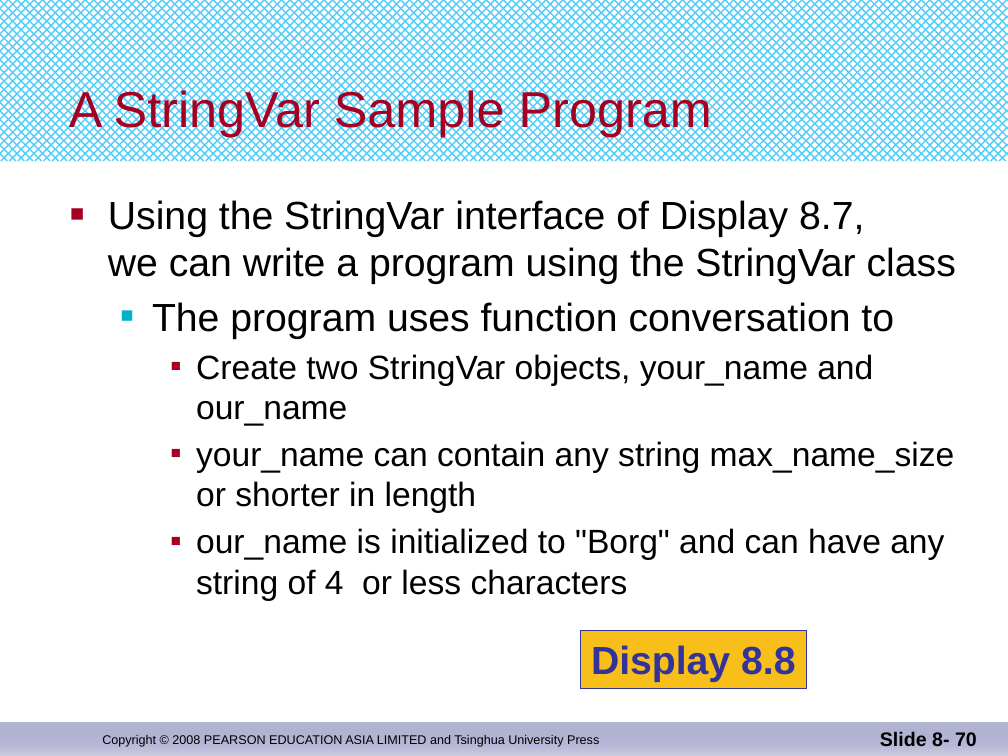
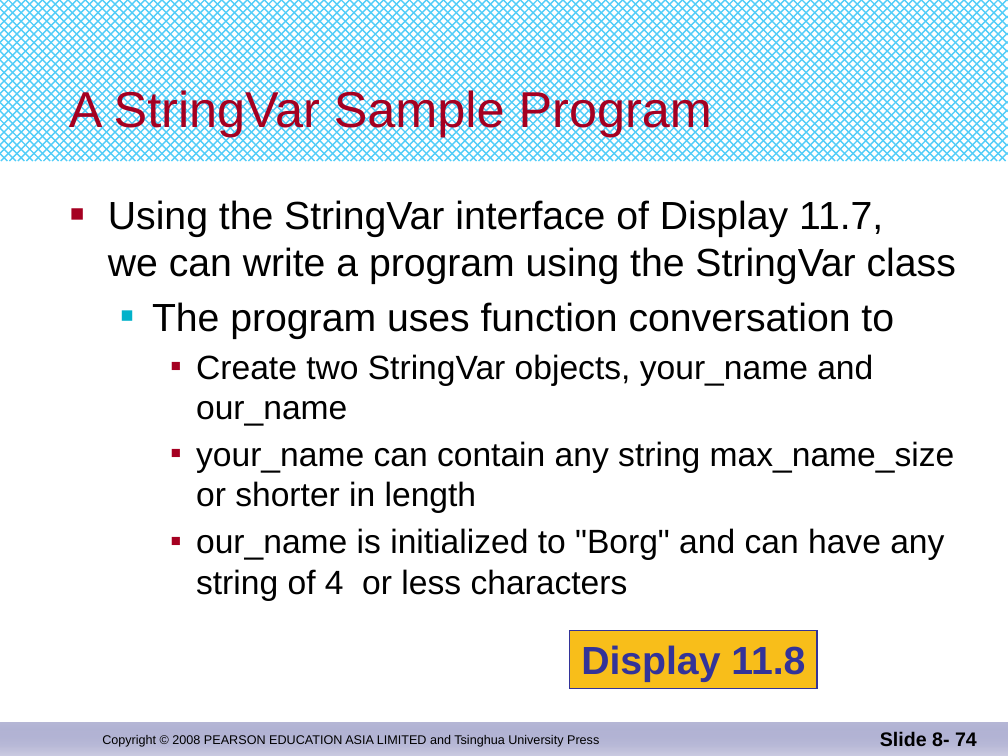
Before and after one commit to djuanbei/CPLUSPLUS, a slide deck: slide 74 of ppt/Chapter 11.pptx (slide 70 before the commit). Drawn at 1008x756 pixels with LibreOffice and Linux fonts; fonts in the diff are those of the drawing. Boxes give left, top, right and bottom in pixels: in the first picture for what was removed or moved away, otherwise in the second. Text is boxed around its words. In the diff, an @@ line names an element or a change of style, - is before the commit and + after.

```diff
--- a/ppt/Chapter 11.pptx
+++ b/ppt/Chapter 11.pptx
@@ text at (108,200,956,284): text changed @@
-■ Using the StringVar interface of Display 8.7,
-  we can write a program using the StringVar class
+■ Using the StringVar interface of Display 11.7,
+  we can write a program using the StringVar class
@@ rectangle "Display 11.8": place and size @@
-rectangle "Display 11.8" at (581,631,807,689)
+rectangle "Display 11.8" at (570,631,816,688)
@@ text in rectangle at (581,645,805,682): text changed @@
-Display 8.8
+Display 11.8
@@ page number at (880,731,977,746): text changed @@
-Slide 8- 70
+Slide 8- 74
```
Also in this commit, not shown: 41 other slides changed, 5 slides added, 1 slide removed, 1 other file.
